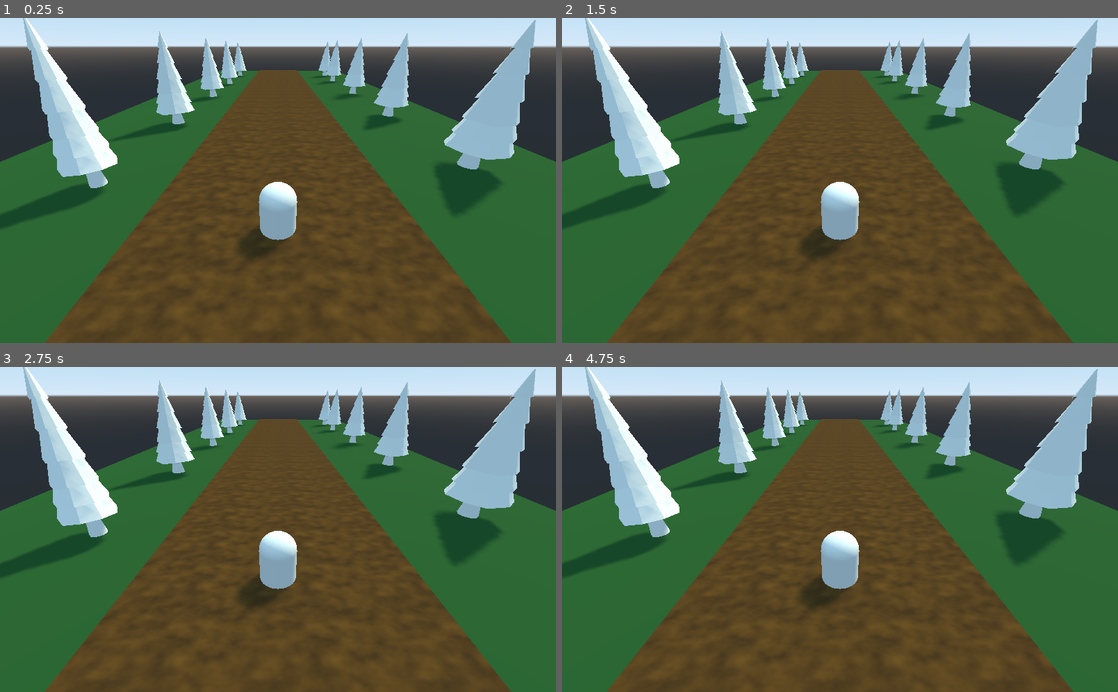
Above: before the commit, frames 1-4 (two rows, left to right).
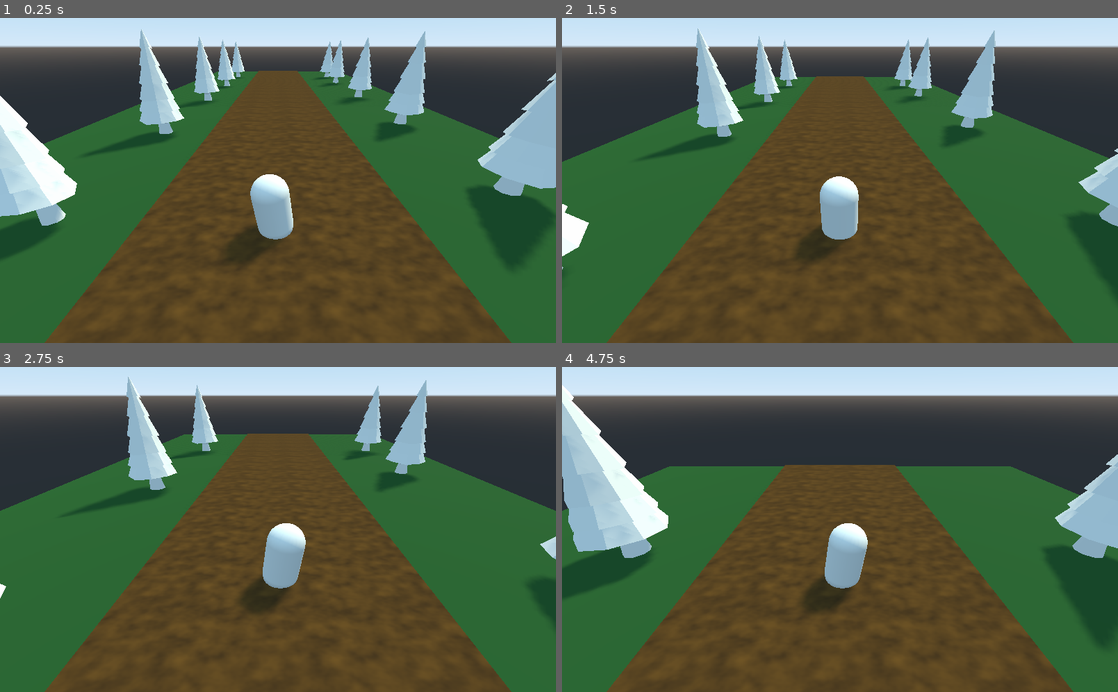
Above: after the commit, the same moments.

Repository: TaaviKodari/2022SyksyPe1715_Godot_Infinite_Runner
Game: Godot game, scene res://Main.tscn
Same seed, same stepped clock (60 frames per second), same inputs: the game is played once before the commit and once after it.
Inputs:
- Up to frame 1 (0.25 s): no input
- Up to frame 2 (1.5 s): no input
- Up to frame 3 (2.75 s): no input
- Up to frame 4 (4.75 s): no input

The runs differ from the first frame. In frame 1, 22% of the frame differs, in the area x 0-100%, y 0-88%; in frame 2, 18%; in frame 3, 17%; in frame 4, 26%, in the area x 0-100%, y 0-86%.

Commit message:
animaatiot

Diff:
--- a/Player.gd
+++ b/Player.gd
@@ -1,17 +1,25 @@
 extends KinematicBody
 
 var run_speed : float = 8.0
-# Declare member variables here. Examples:
-# var a = 2
-# var b = "text"
 
+var time : float = 0.0
+var step_freq : float = 2.0 #kuinka usein
+var step_height : float = 0.2 #kuinka korkealle tää hahmo hyppy
+var step_tilt: float = 8.0 #asteita
 
+onready var body_hinge = $BodyHinge # $ = kutsuu nodea
 
 # Called when the node enters the scene tree for the first time.
 func _ready():
-	pass # Replace with function body.
+	pass
 
 
 # Called every frame. 'delta' is the elapsed time since the previous frame.
 #func _process(delta):
 #	pass
+
+func _physics_process(delta):
+	body_hinge.translation.y = step_height * (1 + sin(2.0 * PI * step_freq * time))
+	body_hinge.rotation_degrees.z = step_tilt * sin(PI * step_freq * time)
+	time += delta
+	move_and_slide(Vector3(0, 0, -run_speed))
--- a/Player.tscn
+++ b/Player.tscn
@@ -8,10 +8,12 @@
 [node name="Player" type="KinematicBody"]
 script = ExtResource( 1 )
 
-[node name="MeshInstance" type="MeshInstance" parent="."]
+[node name="Camera" type="Camera" parent="."]
+transform = Transform( 1, 0, 0, 0, 0.866025, 0.5, 0, -0.5, 0.866025, 0, 5, 5 )
+
+[node name="BodyHinge" type="Spatial" parent="."]
+
+[node name="bodyMesh" type="MeshInstance" parent="BodyHinge"]
 transform = Transform( 1, 0, 0, 0, -4.37114e-08, 1, 0, -1, -4.37114e-08, 0, 1, 0 )
 mesh = SubResource( 1 )
-material/0 = null
-
-[node name="Camera" type="Camera" parent="."]
-transform = Transform( 1, 0, 0, 0, 0.866025, 0.5, 0, -0.5, 0.866025, 0, 5, 5 )
+skeleton = NodePath("../..")
